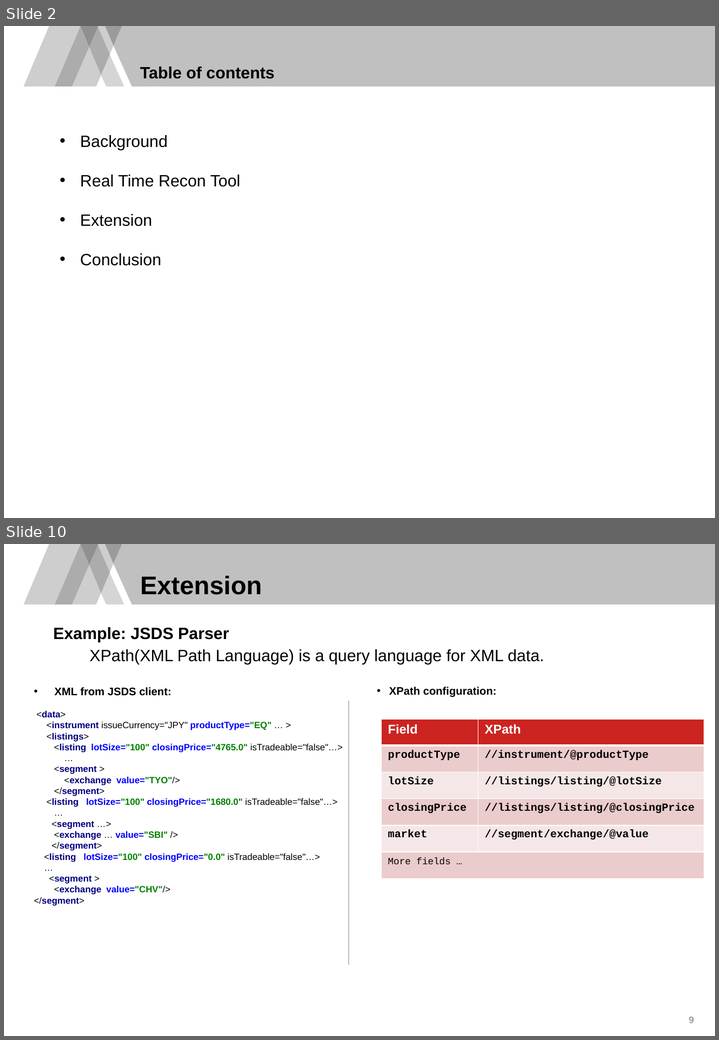
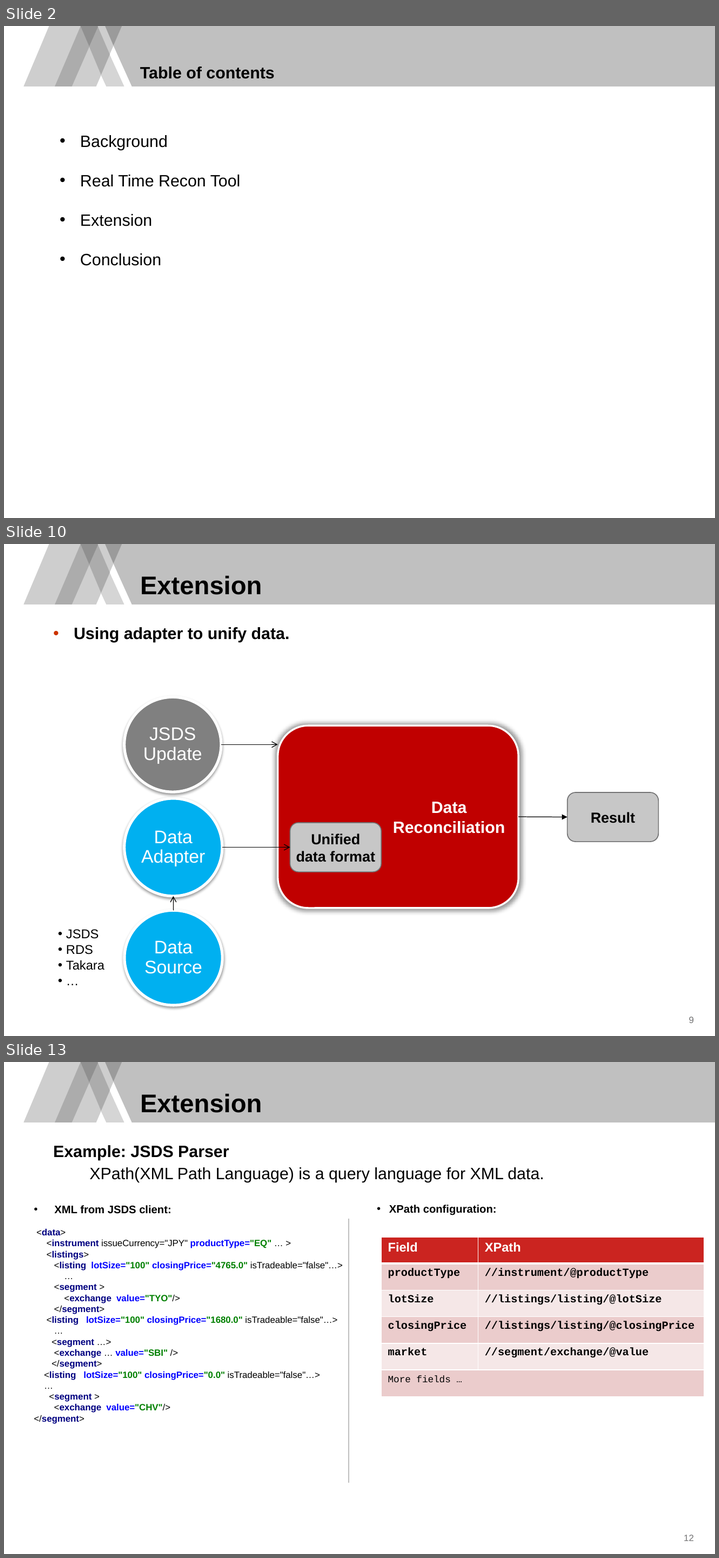
Before and after one commit to TongYuSamwise/sandboxWebAPI, a slide deck: Yu Tong - Presentation - Real Time Recon Tool.pptx. Shown one above the other, each under a label of ours: slides 2 and 10 before the commit, slides 2, 10 and 13 after it; the slides between them are not shown. The pictures are 719x1040 and 719x1558 pixels, drawn with LibreOffice and Linux fonts; fonts in the diff are those of the drawing; background and template pictures are left out. Boxes give left, top, right and bottom in pixels: in the first picture for what was removed or moved away, otherwise in the second. Text is boxed around its words. In the diff, an @@ line names an element or a change of style, - is before the commit and + after.

```diff
--- a/Yu Tong - Presentation - Real Time Recon Tool.pptx
+++ b/Yu Tong - Presentation - Real Time Recon Tool.pptx
@@ slide 10 added at box(4, 544, 715, 1036), background #FFFFFF; not listed: 10 template elements that a slide beside it also shows @@
@@ title added at box(140, 575, 262, 595), 28 pt, text #000000, bold @@
+Extension
@@ text added at box(74, 627, 290, 642), 18 pt, text #000000, bold @@
+• Using adapter to unify data.
@@ freeform shape added at box(124, 697, 221, 792), fill #808080, outline #FFFFFF 3 pt, 20 pt, text #FFFFFF @@
+JSDS Update
@@ rounded rectangle added at box(278, 726, 519, 908), fill #C00000, outline #FFFFFF 2 pt @@
@@ arrow added from (221, 745) to (278, 745), #000000 0.75 pt @@
@@ freeform shape added at box(124, 798, 222, 897), fill #00B0F0, outline #FFFFFF 3 pt, 20 pt, text #FFFFFF @@
+Data Adapter
@@ text added at box(393, 802, 505, 833), 18 pt, text #FFFFFF, bold @@
+Data Reconciliation
@@ rounded rectangle added at box(567, 793, 658, 842), fill #C7C7C7, outline #737374 1 pt, 16 pt, text #000000, bold @@
+Result
@@ arrow added from (519, 817) to (567, 817), #000000 0.75 pt @@
@@ rounded rectangle added at box(290, 823, 381, 872), fill #C7C7C7, outline #737374 1 pt, 16 pt, text #000000, bold @@
+Unified data format
@@ arrow added from (223, 847) to (290, 847), #000000 0.75 pt @@
@@ arrow added from (174, 910) to (174, 897), #000000 0.75 pt @@
@@ free added at box(58, 910, 205, 1005), 14 pt, text #000000 @@
+  •• JSDS
+  •• RDS
+  •• Takara
+  •• …
@@ freeform shape added at box(125, 910, 223, 1005), fill #00B0F0, outline #FFFFFF 3 pt, 20 pt, text #FFFFFF @@
+Data Source
@@ page number added at box(689, 1017, 694, 1023), 10 pt, text #737374 @@
+9
@@ what was slide 10 is now slide 13 @@
@@ page number at box(683, 1535, 694, 1541): text changed @@
-9
+12
```
Also in this commit, not shown: 8 slides changed, 2 other slides added.
